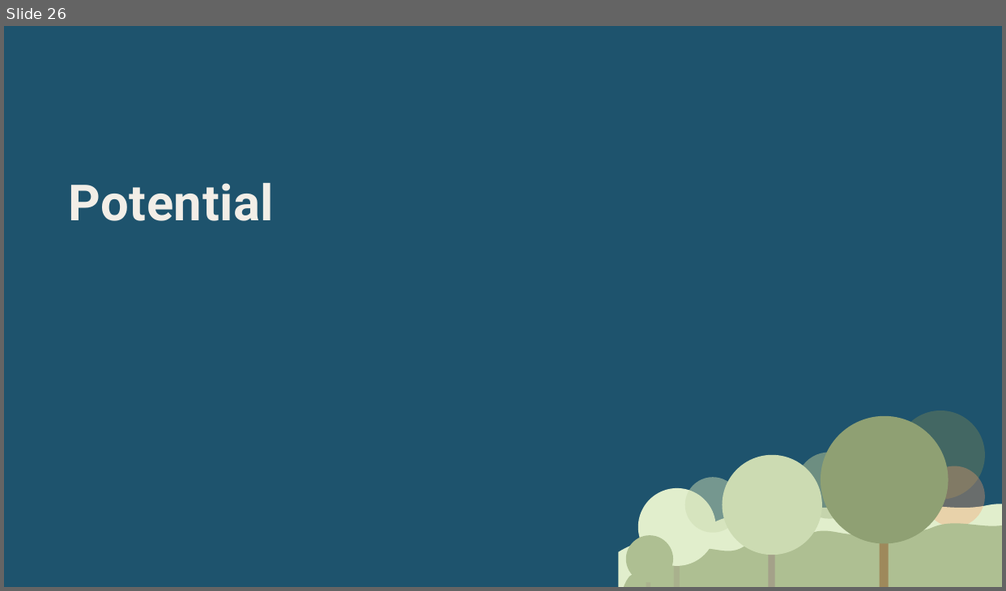
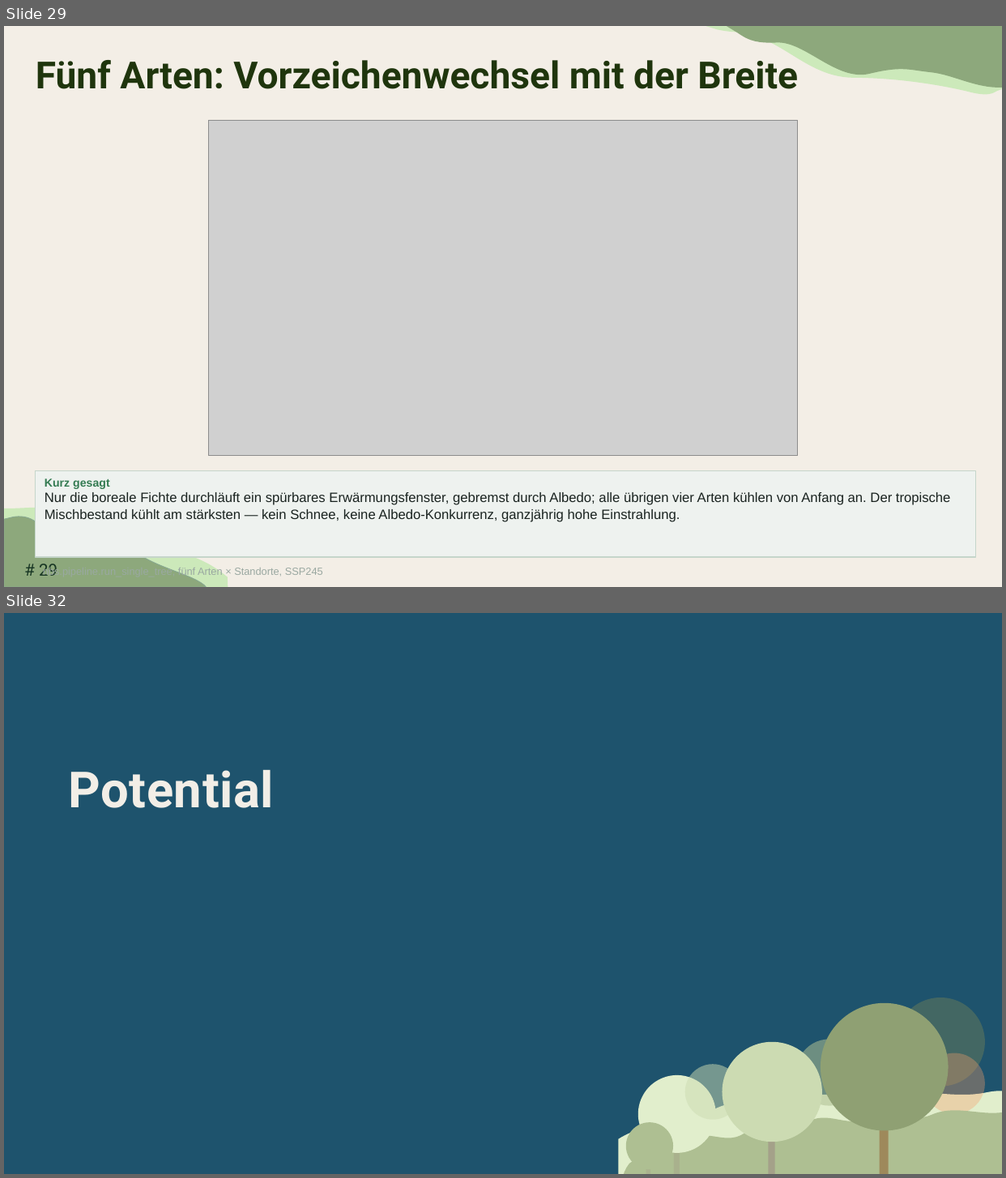
Before and after one commit to TimoDiepers/woodway, a slide deck: docs/slides/dissvortrag.pptx. Shown one above the other, each under a label of ours: slide 26 before the commit, slides 29 and 32 after it; the slides between them are not shown. The pictures are 1006x591 and 1006x1178 pixels, drawn with LibreOffice and Linux fonts; fonts in the diff are those of the drawing; grey boxes stand for pictures. Boxes give left, top, right and bottom in pixels: in the first picture for what was removed or moved away, otherwise in the second. Text is boxed around its words. In the diff, an @@ line names an element or a change of style, - is before the commit and + after.

Commit message:
feat: replace results placeholder with E1-E7 (Plan 3, Task 3)
Adds seven result slides (Aufbau, Eingangsgrößen, Zerlegung, Störungsfächer,
Fünf Arten, Horizontfeld, Leiter) in place of the old "Ergebnisse"
placeholder (moved into the backup section, not deleted). 67 -> 74 slides.

E3 (the core decomposition slide) keeps both panels (forcing and
temperature) rather than collapsing to one: the two independently computed
chains landing on the same story is itself a consistency check worth
showing, and dropping the forcing panel would lose that. Instead of leaving
the ~4-year lag invisible at line width, plot_decomposition now marks both
zero-crossings (t*_phi, t*_dT) explicitly and annotates the measured lag
directly in the figure title. For the boreal Picea abies case shown, the
measured lag is 8 years (t*_phi=2063, t*_dT=2071), not the ~4 years quoted
informally in the findings doc -- the figure reports what the current code
actually computes.

E7 is the sensitivity ladder the defence explicitly asked for
(nbs.variants.run_ladder + summarise_variants), rendered as a new waterfall
figure (docs/slides/figures/e7_leiter_wasserfall.png). Values match the
findings document exactly: t* 2025 -> 2048 -> 2048 -> 2049 -> 2071,
Albedo costs 23 years to break-even, the rising background CO2
concentration costs another 22 -- an effect the afforestation literature
rarely carries, because it usually assumes fixed radiative efficiency.

Fast suite: 278 passed / 2 skipped / 76 deselected (unchanged).

```diff
--- a/docs/slides/dissvortrag.pptx
+++ b/docs/slides/dissvortrag.pptx
@@ slide 29 added at [4,26,1002,587], background #F3EEE6 @@
@@ freeform shape added at [705,26,1002,135], fill #CCE9BA @@
@@ freeform shape added at [725,26,1002,130], fill #8DA87C @@
@@ title added at [36,54,798,89], 36 pt, text #1F350D, bold @@
+Fünf Arten: Vorzeichenwechsel mit der Breite
@@ picture added at [208,120,799,456] @@
@@ rectangle added at [36,472,976,557], fill #EEF2EF, outline #C5D5CA 1 pt, 13 pt, text #1A2320 @@
+Kurz gesagt
+Nur die boreale Fichte durchläuft ein spürbares Erwärmungsfenster, gebremst durch Albedo; alle übrigen vier Arten kühlen von Anfang an. Der tropische Mischbestand kühlt am stärksten — kein Schnee, keine Albedo-Konkurrenz, ganzjährig hohe Einstrahlung.
@@ freeform shape added at [4,500,228,587], fill #CCE9BA @@
@@ freeform shape added at [4,510,206,587], fill #8DA87C, outline #87A892 0.63 pt @@
@@ page number added at [39,564,57,576], 16 pt, text #173523 @@
+# 29
@@ text added at [43,567,323,578], 10 pt, text #9AA8A1 @@
+nbs.pipeline.run_single_tree, fünf Arten × Standorte, SSP245
@@ what was slide 26 is now slide 32 @@
```
Also in this commit, not shown: 6 other slides added, 4 other files.
